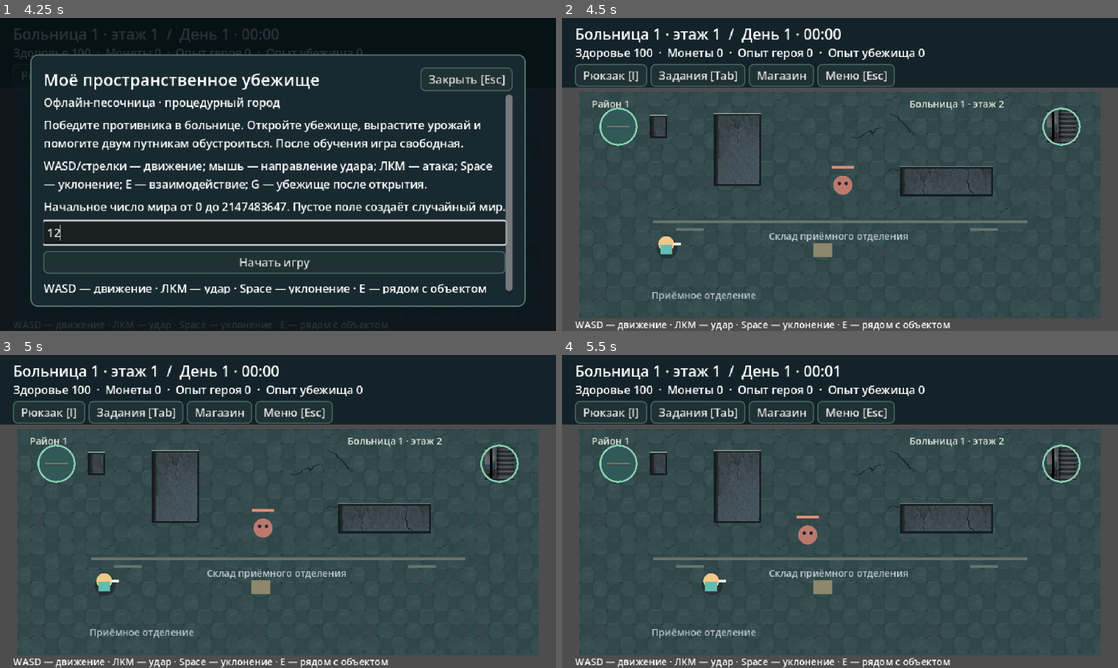
Above: before the commit, frames 1-4 (two rows, left to right).
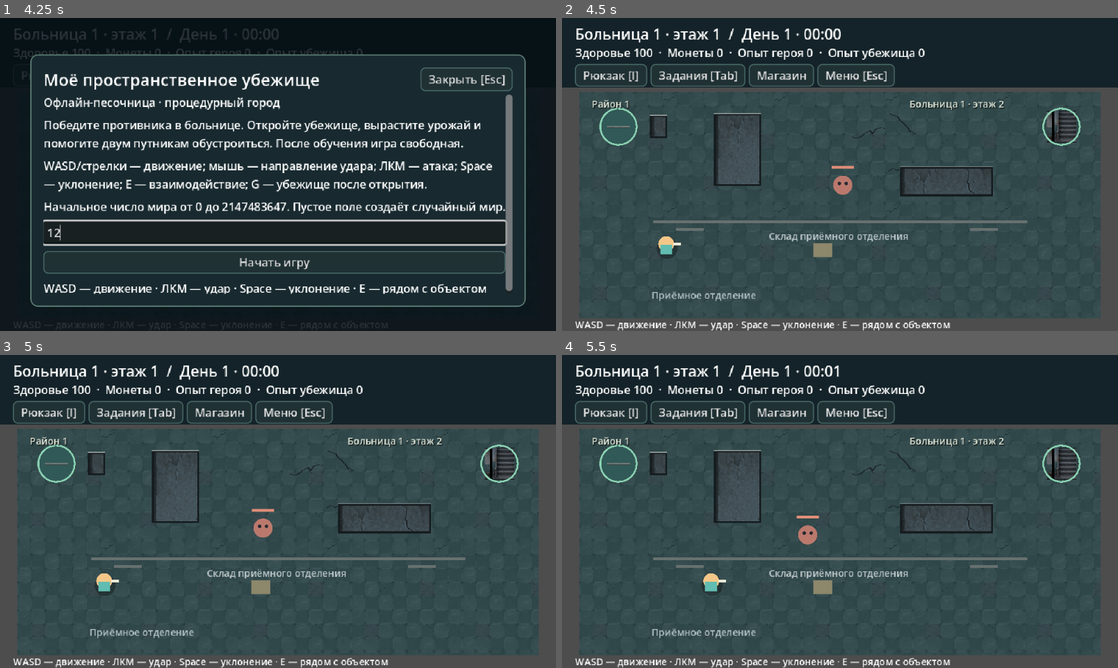
Above: after the commit, the same moments.

Repository: AndreyCokol/My_shelter
Game: Godot game, scene res://game/scenes/main/playable.tscn
Two runs of this game, one before a commit and one after it. Both use one fixed random seed, a clock stepped at 60 frames per second and the inputs below.
Inputs (mouse positions are in pixels of both pictures, inside the frame that each line leads up to):
- Up to frame 1 (4.25 s): click (272, 233) at 0.52 s; type "12" at 0.6 s; click "Рюкзак [I]" at 1.25 s; click "Задания [Tab]" at 2 s; click "Магазин" at 2.75 s; click "Меню [Esc]" at 3.5 s
- Up to frame 2 (4.5 s): click "Начать игру" at 4.25 s
- Up to frame 3 (5 s): no input
- Up to frame 4 (5.5 s): move the mouse to (962, 495) at 5.02 s; hold D (move_right) from 5.03 s (still down); click (962, 495) at 5.1 s

Frame 1 is identical in both runs. In frame 2, 0.1% of the frame differs, in the area x 5-80%, y 26-30%; in frame 3, 0.1%; in frame 4, 0.1%.

Commit message:
fix(art): keep portal labels and inventory feedback visible

Diff:
--- a/game/scenes/worlds/world.gd
+++ b/game/scenes/worlds/world.gd
@@ -181,7 +181,6 @@
 			if scene_id in ["hospital", "house"]:
 				WorldArt.stamp(self, "threshold", Rect2(portal.position - Vector2(18, 12), Vector2(36, 24)))
 		draw_arc(portal.position, 21, 0, TAU, 24, Color("8cd3b3"), 2)
-		draw_string(ThemeDB.fallback_font, Vector2(34 if portal.position.x < 320 else 400, portal.position.y - 22), portal.label, HORIZONTAL_ALIGNMENT_LEFT, -1, 11, Color("e0e7d8"))
 	for obstacle in layout.get("obstacles", []):
 		WorldArt.obstacle(self, scene_id, obstacle)
 	if scene_id == "hospital" and layout.is_empty():
@@ -243,3 +242,7 @@
 		for x in [230, 340]:
 			draw_circle(Vector2(x, 190), 11, Color("d9bca5"))
 			draw_rect(Rect2(x - 10, 200, 20, 22), Color("a191b8"))
+	for portal in portals:
+		var position := Vector2(34 if portal.position.x < 320 else 400, portal.position.y - 22)
+		draw_string(ThemeDB.fallback_font, position + Vector2(1, 1), portal.label, HORIZONTAL_ALIGNMENT_LEFT, -1, 11, Color("101818"))
+		draw_string(ThemeDB.fallback_font, position, portal.label, HORIZONTAL_ALIGNMENT_LEFT, -1, 11, Color("e0e7d8"))
--- a/game/ui/game_ui.gd
+++ b/game/ui/game_ui.gd
@@ -401,7 +401,7 @@
 		"shop":
 			line("2 семени — 3 монеты. Если монеты закончились, семена можно найти в городе: запасы возобновляются через час игрового времени.")
 			button(body, "Купить семена", run_command.bind("inventory.purchase", {"offer_id": "seed"}))
-	if not notice.text.is_empty():
+	if panel_id != "inventory" and not notice.text.is_empty():
 		line(notice.text)
 
 func render_inventory(state: Dictionary) -> void:
@@ -433,6 +433,14 @@
 	usage.size_flags_horizontal = Control.SIZE_EXPAND_FILL
 	usage.horizontal_alignment = HORIZONTAL_ALIGNMENT_RIGHT
 	tabs.add_child(usage)
+
+	if not notice.text.is_empty():
+		var feedback := Label.new()
+		feedback.text = notice.text
+		feedback.modulate = notice.modulate
+		feedback.autowrap_mode = TextServer.AUTOWRAP_WORD_SMART
+		feedback.add_theme_font_size_override("font_size", 11)
+		body.add_child(feedback)
 
 	var content := HBoxContainer.new()
 	content.add_theme_constant_override("separation", 8)
